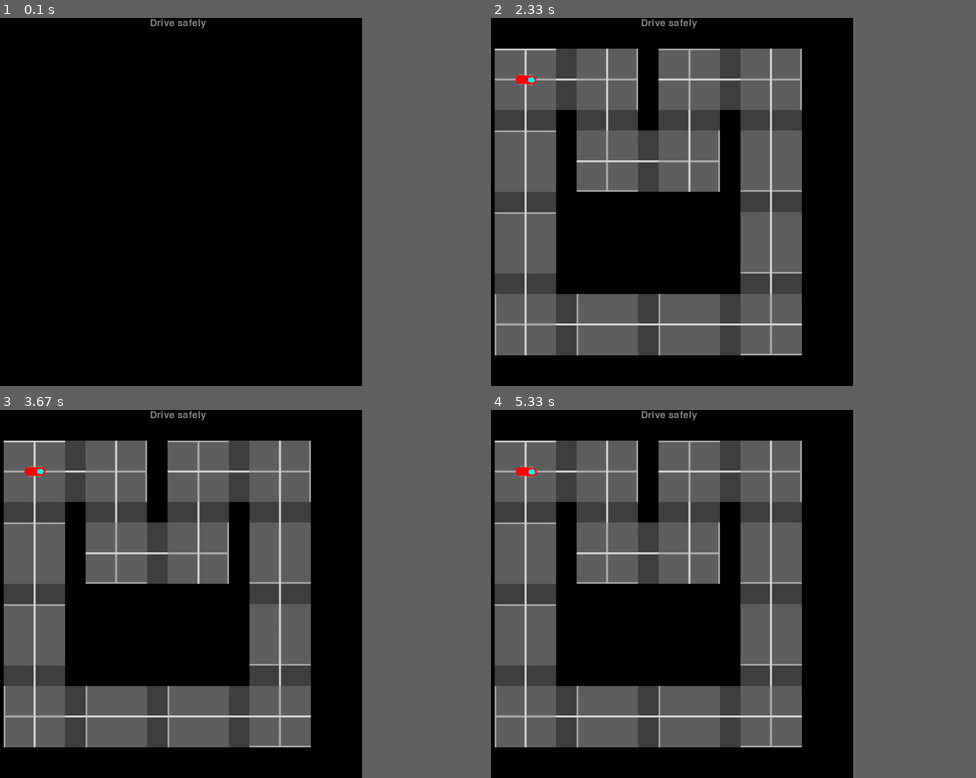
Above: before the commit, frames 1-4 (two rows, left to right).
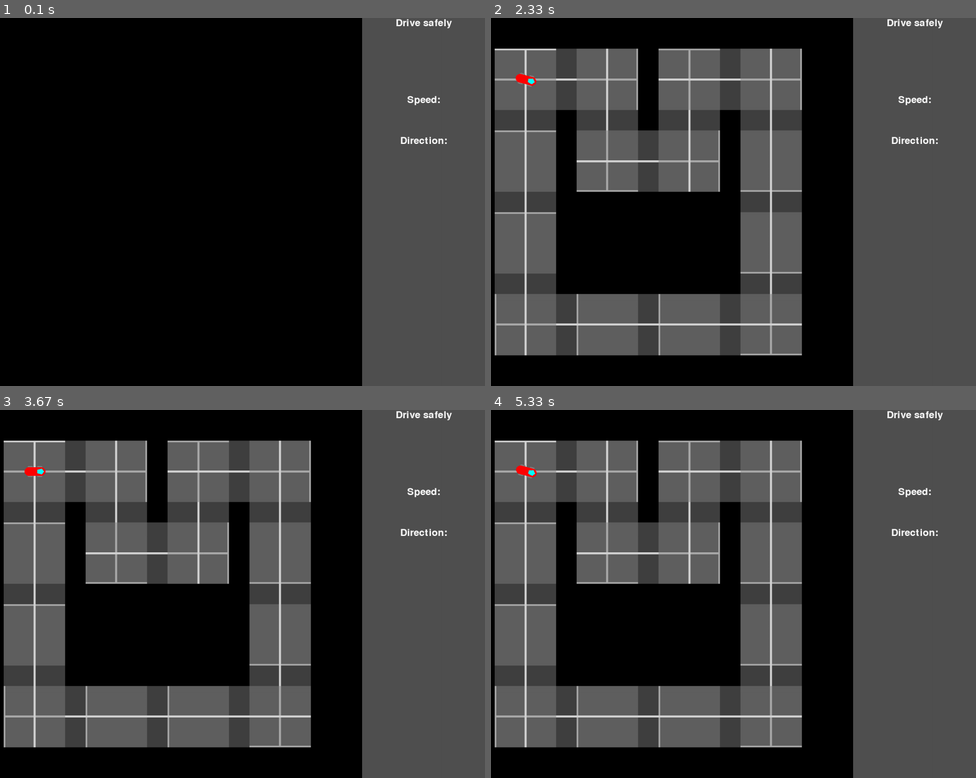
Above: after the commit, the same moments.

Repository: Pitrified/snippet
Game: pygame game, started from racer/racer_main.py
Two runs of this game, one before a commit and one after it. Both use one fixed random seed, a clock stepped at 60 frames per second and the inputs below.
Inputs:
- Up to frame 1 (0.1 s): no input
- Up to frame 2 (2.33 s): hold W 0.83-1.3 s; tap C at 1.83 s
- Up to frame 3 (3.67 s): hold A 2.97-3.57 s; tap X at 3.03 s; tap C at 3.12 s; hold W from 3.6 s (still down)
- Up to frame 4 (5.33 s): tap X at 3.67, 4.47 s; release W at 4.37 s; hold D 4.4-5.28 s; tap E at 4.55 s; hold A from 5.32 s (still down)
In our replay, the window is 675x675 before the commit and 900x675 after it. These sizes can differ from the game's own. Grey fills any space a smaller window leaves; there, only what the larger window draws over its background counts as a difference.

The runs differ from the first frame. In frame 1, 0.4% of the frame differs, in the area x 31-94%, y 0-35%; in frame 2, 0.5%, in the area x 5-94%, y 0-35%; in frame 3, 0.4%; in frame 4, 0.5%.

Commit message:
Add sidebar, fix steering direction
* split background in field and sidebar
* start computing reward, mean_direction is wrong
* fix direction reference so that it is in polar coords (both racer and
segments)

Diff:
--- a/racer/racer_main.py
+++ b/racer/racer_main.py
@@ -71,11 +71,15 @@
     logg = logging.getLogger(f"c.{__name__}.run_racer_main")
 
     pygame.init()
-    screen = pygame.display.set_mode((900, 900))
     # size is (int, int) tuple
-    field_size = screen.get_size()
+    field_size = (900, 900)
     # unpack the field size for clarity
     field_wid, field_hei = field_size
+    sidebar_size = (300, field_hei)
+    sidebar_wid, sidebar_hei = sidebar_size
+    total_size = (field_wid + sidebar_wid, field_hei)
+
+    screen = pygame.display.set_mode(total_size)
     pygame.display.set_caption("Racer")
 
     # Create The playing field
@@ -87,29 +91,62 @@
     field.fill((0, 0, 0))
 
     # Put Text On The field, Centered
-    if pygame.font:
-        # create a new Font object (from a file)
-        font = pygame.font.Font(None, 36)
-        # render() draws the text on a Surface
-        text = font.render("Drive safely", 1, (128, 128, 128))
-        # somewhere here there is a nice drawing of rect pos
-        # https://dr0id.bitbucket.io/legacy/pygame_tutorial01.html
-        textpos = text.get_rect(centerx=field_wid / 2)
-        # draw the text on the field
-        field.blit(text, textpos)
+    if not pygame.font:
+        logg.error("You need fonts to put text on the screen")
+
+    # create a new Font object (from a file if you want)
+    font = pygame.font.Font(None, 36)
 
     # draw the field on the screen
     screen.blit(field, (0, 0))
+
+    # create the sidebar
+    sidebar = pygame.Surface(sidebar_size)
+    sidebar = sidebar.convert()
+    sidebar.fill((80, 80, 80))
+
+    # render() draws the text on a Surface
+    text_title = font.render("Drive safely", 1, (255, 255, 255))
+    # somewhere here there is a nice drawing of rect pos
+    # https://dr0id.bitbucket.io/legacy/pygame_tutorial01.html
+    # the pos is relative to the surface you blit to
+    textpos_title = text_title.get_rect(centerx=sidebar_wid / 2)
+
+    # draw the text on the sidebar
+    sidebar.blit(text_title, textpos_title)
+
+    val_delta = 50
+    speed_text_hei = 200
+    text_speed = font.render("Speed:", 1, (255, 255, 255))
+    textpos_speed = text_speed.get_rect(center=(sidebar_wid / 2, speed_text_hei))
+    sidebar.blit(text_speed, textpos_speed)
+    speed_val_hei = speed_text_hei + val_delta
+
+    direction_text_hei = 300
+    text_direction = font.render("Direction:", 1, (255, 255, 255))
+    textpos_direction = text_direction.get_rect(center=(sidebar_wid / 2, direction_text_hei))
+    sidebar.blit(text_direction, textpos_direction)
+    direction_val_hei = direction_text_hei + val_delta
+
+    # draw the sidebar on the screen
+    screen.blit(sidebar, (field_wid, 0))
+
     # update the display (linked with screen)
     pygame.display.flip()
 
     # Prepare Game Objects
     clock = pygame.time.Clock()
+
     #  racer = Racer(out_file_sprite, field_wid // 2, field_hei // 2)
     racer = Racer(out_file_sprite, 100, 150)
+
     rmap = RacingMap(field_wid, field_hei)
+    # draw map on the field, it is static, so there is no need to redraw it every time
+    rmap.draw(field)
+
     # draw the map first, the car on top
-    allsprites = pygame.sprite.RenderPlain((rmap, racer))
+    #  allsprites = pygame.sprite.RenderPlain((rmap, racer))
+    allsprites = pygame.sprite.RenderPlain(( racer))
 
     # Main Loop
     going = True
@@ -153,12 +190,25 @@
 
         hits = spritecollide(racer, rmap, dokill=False)
         logg.debug(f"hitting {hits}")
+        hit_directions = []
         for segment in hits:
             logg.debug(f"hit segment with id {segment.sid}")
+            hit_directions.append(rmap.seg_info[segment.sid][0])
+        racer._compute_reward(hit_directions)
 
         # Draw Everything again, every frame
+        # the field already has the road drawn
         screen.blit(field, (0, 0))
+
+        # draw all moving sprites (the car) on the screen
         allsprites.draw(screen)
+        # if you draw on the field you can easily leave a track
+        #  allsprites.draw(field)
+
+        # draw the sidebar template
+        screen.blit(sidebar, (field_wid, 0))
+        # draw the updated numbers
+
         pygame.display.flip()
 
     pygame.quit()
--- a/racer/racer_map.py
+++ b/racer/racer_map.py
@@ -34,19 +34,19 @@
         # direction, centerx, centery
         self.seg_info = [
             [0, 200, 150],
-            [90, 300, 250],
+            [270, 300, 250],
             [0, 400, 350],
-            [270, 500, 250],
+            [90, 500, 250],
             [0, 600, 150],
-            [90, 700, 250],
-            [90, 700, 450],
-            [90, 700, 650],
+            [270, 700, 250],
+            [270, 700, 450],
+            [270, 700, 650],
             [180, 600, 750],
             [180, 400, 750],
             [180, 200, 750],
-            [270, 100, 650],
-            [270, 100, 450],
-            [270, 100, 250],
+            [90, 100, 650],
+            [90, 100, 450],
+            [90, 100, 250],
         ]
         self.segments = {}
         self.num_segments = len(self.seg_info)
@@ -107,7 +107,8 @@
         """
         logg = logging.getLogger(f"c.{__name__}.__init__")
 
-        self.image = rotate(self.orig_image, 360 - direction)
+        #  self.image = rotate(self.orig_image, 360 - direction)
+        self.image = rotate(self.orig_image, direction)
         self.rect = self.image.get_rect(center=(self.cx, self.cy))
 
         logg.debug(f"lefttop {self.rect.topleft} rightbottom {self.rect.bottomright}")
--- a/racer/racer_racer.py
+++ b/racer/racer_racer.py
@@ -35,7 +35,8 @@
 
         # car heading, degrees
         self.direction = direction
-        self.dir_step = 3
+        #  self.dir_step = 3
+        self.dir_step = 15
 
         logg.debug(f"Pos x {self.pos_x} y {self.pos_y} dir {self.direction}")
 
@@ -43,6 +44,8 @@
         self.speed_step = 1
         # viscous drag coefficient
         self.drag_coeff = 0.5
+
+        self.done = False
 
         self.out_file_car = out_file_car
         # image and rect are used by allsprites.draw
@@ -61,6 +64,25 @@
         up-down: accelerate/brake
         combination of the above
         do nothing
+
+        ----------
+        This method steps the game forward one step
+        Parameters
+        ----------
+        action : str
+            MAYBE should be int anyway
+        Returns
+        -------
+        ob, reward, episode_over, info : tuple
+            ob (object) :
+                an environment-specific object representing the
+                state of the environment.
+            reward (float) :
+                amount of reward achieved by the previous action.
+            episode_over (bool) :
+                whether it's time to reset the environment again.
+            info (dict) :
+                diagnostic information useful for debugging.
         """
         logg = logging.getLogger(f"c.{__name__}.step")
         logg.debug(f"Doing action {action}")
@@ -108,14 +130,38 @@
         self.rect = self.rot_car_rect[self.direction]
         self.rect.center = self.pos_x, self.pos_y
 
+    def _compute_reward(self, hit_directions):
+        """Compute the reward of moving, related to the map you are in
+
+        hit_directions is a list of direction of the segments you are hitting
+        """
+        logg = logging.getLogger(f"c.{__name__}._compute_reward")
+        logg.debug(f"Reward for hitting {hit_directions}")
+
+        # out of the map
+        if len(hit_directions) == 0:
+            self.done = True
+            return
+
+        mean_direction = sum(hit_directions) / len(hit_directions)
+        logg.debug(f"mean_direction {mean_direction}")
+
+        error = self.direction - mean_direction
+        logg.debug(f"direction-mean {error}")
+        error %= 360
+        logg.debug(f"modulus {error}")
+        if error > 180:
+            error = 360 - error
+        logg.debug(f"current direction {self.direction} has error of {error:.4f}")
+
     def _steer(self, action):
         """Steer the car
         """
-        if action == "right":
+        if action == "left":
             self.direction += self.dir_step
             if self.direction >= 360:
                 self.direction -= 360
-        elif action == "left":
+        elif action == "right":
             self.direction -= self.dir_step
             if self.direction < 0:
                 self.direction += 360
@@ -211,6 +257,6 @@
         self.rot_car_image = {}
         self.rot_car_rect = {}
         for dire in range(0, 360, self.dir_step):
-            self.rot_car_image[dire] = rotate(self.orig_image, 360 - dire)
+            self.rot_car_image[dire] = rotate(self.orig_image, dire)
             self.rot_car_rect[dire] = self.rot_car_image[dire].get_rect()
             #  logg.debug(f"rect {dire}: {self.rot_car_rect[dire]}")
